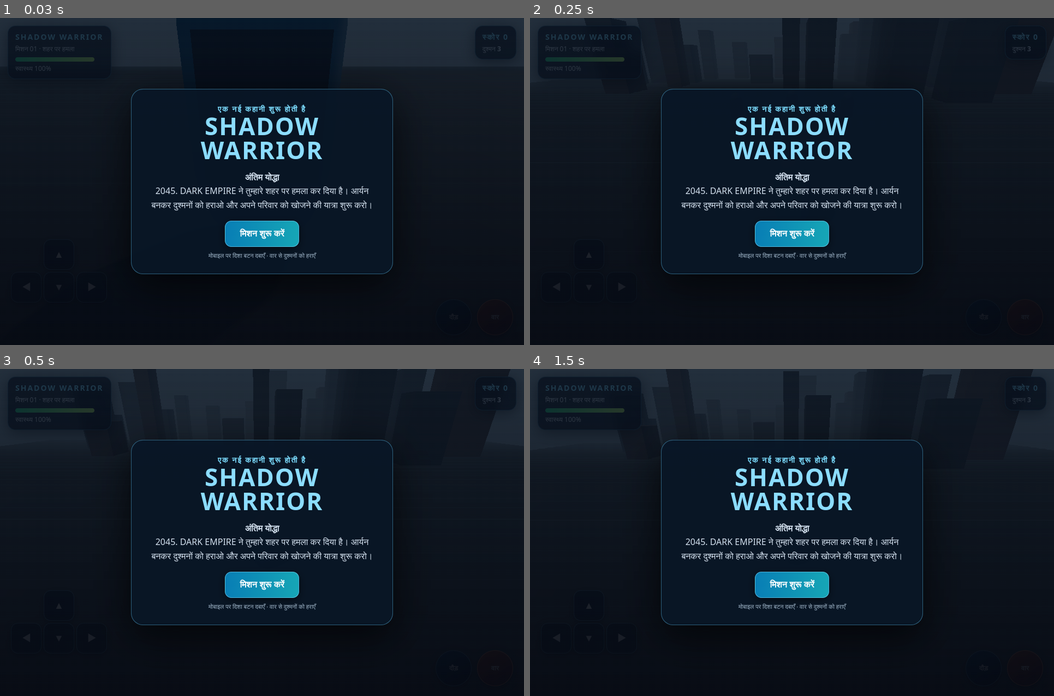
Above: before the commit, frames 1-4 (two rows, left to right).
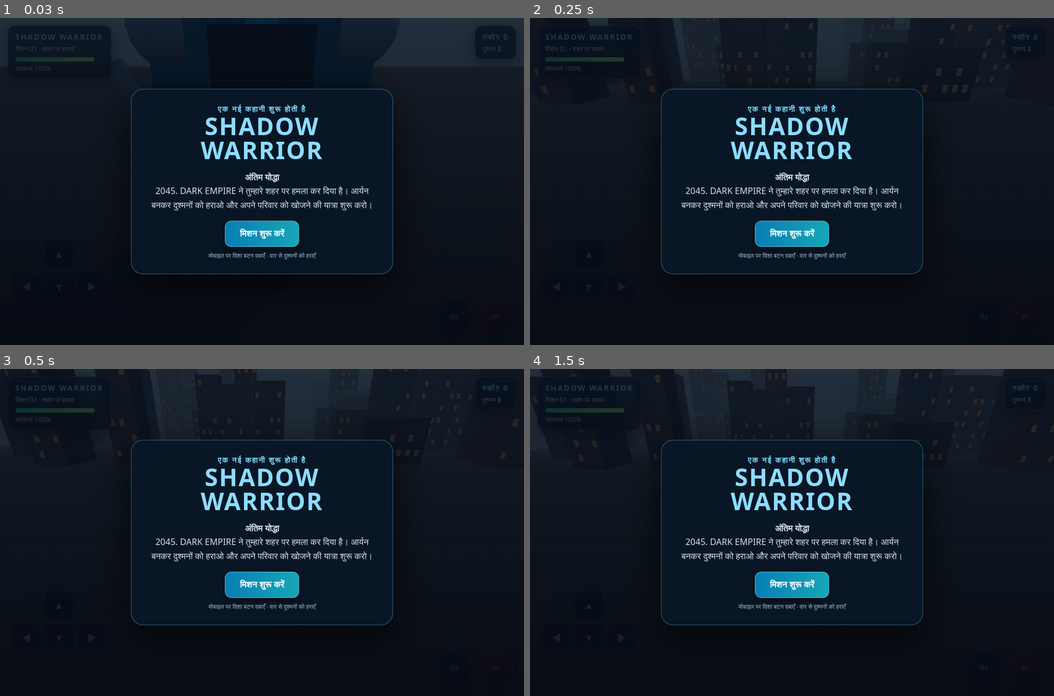
Above: after the commit, the same moments.

Repository: ujjwal8228801702-sudo/shadow-warrior-game
Game: browser game, page index.html
Two runs of this game, one before a commit and one after it. Both use one fixed random seed, a clock stepped at 60 frames per second and the inputs below.
Inputs:
- Up to frame 1 (0.03 s): no input
- Up to frame 2 (0.25 s): no input
- Up to frame 3 (0.5 s): no input
- Up to frame 4 (1.5 s): hold Right from 1.03 s (still down); tap Space at 1.1 s

The runs differ from the first frame. In frame 1, less than 0.1% of the frame differs, in the area x 28-71%, y 13-15%; in frame 2, 0.8%, in the area x 0-92%, y 0-23%; in frame 3, 0.5%; in frame 4, 0.6%.

Commit message:
Upgrade character models and city graphics

Diff:
--- a/index.html
+++ b/index.html
@@ -48,8 +48,32 @@
 const mat=(c,rough=.85)=>new THREE.MeshStandardMaterial({color:c,roughness:rough});
 const ground=new THREE.Mesh(new THREE.PlaneGeometry(100,100),mat(0x39464a));ground.rotation.x=-Math.PI/2;ground.receiveShadow=true;scene.add(ground);
 const grid=new THREE.GridHelper(100,50,0x62777b,0x4c5c60);grid.position.y=.015;scene.add(grid);
-for(let i=0;i<24;i++){let h=4+Math.random()*11,w=2+Math.random()*3;let b=new THREE.Mesh(new THREE.BoxGeometry(w,h,3+Math.random()*3),mat(i%3?0x35434d:0x4c4141));b.position.set((Math.random()-.5)*65,h/2,-18-Math.random()*40);b.castShadow=true;b.receiveShadow=true;scene.add(b)}
-function person(color){const g=new THREE.Group();const body=new THREE.Mesh(new THREE.CapsuleGeometry(.48,.9,4,8),mat(color));body.position.y=1.05;body.castShadow=true;g.add(body);const head=new THREE.Mesh(new THREE.SphereGeometry(.32,16,12),mat(0xc58d69));head.position.y=1.85;head.castShadow=true;g.add(head);const pack=new THREE.Mesh(new THREE.BoxGeometry(.55,.65,.25),mat(0x18232e));pack.position.set(0,1.1,-.42);g.add(pack);return g}
+for(let i=0;i<34;i++){let h=5+Math.random()*13,w=3+Math.random()*4,d=3+Math.random()*4;let x=(Math.random()-.5)*72,z=-16-Math.random()*48;let b=new THREE.Mesh(new THREE.BoxGeometry(w,h,d),mat(i%3?0x263744:0x463b40));b.position.set(x,h/2,z);b.castShadow=true;b.receiveShadow=true;scene.add(b);for(let yy=1.4;yy<h-1;yy+=1.65){for(let xx=-w/2+.65;xx<w/2-.3;xx+=1.05){let win=new THREE.Mesh(new THREE.BoxGeometry(.48,.72,.045),mat(Math.random()>.35?0x244f65:0xffbd69,.35));win.position.set(x+xx,yy,z+d/2+.025);scene.add(win)}}}
+function part(g,geo,material,x,y,z){const m=new THREE.Mesh(geo,material);m.position.set(x,y,z);m.castShadow=true;m.receiveShadow=true;g.add(m);return m}
+function person(color){
+ const g=new THREE.Group(), armor=mat(color,.48), dark=mat(0x111b27,.72), metal=mat(0x9db4c4,.3), skin=mat(0xb98260,.9), glow=mat(color===0x176f9b?0x21d9ff:0xff432e,.25);
+ // boots and articulated legs
+ for(const x of [-.23,.23]){part(g,new THREE.BoxGeometry(.34,.22,.48),dark,x,.13,.08);part(g,new THREE.CylinderGeometry(.13,.17,.62,10),armor,x,.53,0);part(g,new THREE.SphereGeometry(.19,12,10),dark,x,.83,0)}
+ // torso, chest plates and belt
+ part(g,new THREE.BoxGeometry(.78,.78,.42),armor,0,1.22,0);
+ part(g,new THREE.BoxGeometry(.58,.32,.06),metal,0,1.38,.225);
+ part(g,new THREE.BoxGeometry(.28,.22,.07),glow,0,1.39,.27);
+ part(g,new THREE.BoxGeometry(.82,.13,.46),dark,0,.91,0);
+ // shoulders and arms
+ for(const x of [-.53,.53]){part(g,new THREE.SphereGeometry(.22,12,10),metal,x,1.48,0);part(g,new THREE.CylinderGeometry(.12,.15,.48,10),armor,x,1.13,0);part(g,new THREE.SphereGeometry(.14,10,8),dark,x,.86,.02);part(g,new THREE.BoxGeometry(.22,.22,.22),dark,x,.72,.02)}
+ // neck, head, helmet and glowing visor
+ part(g,new THREE.CylinderGeometry(.13,.14,.18,10),skin,0,1.7,0);
+ part(g,new THREE.SphereGeometry(.27,16,12),skin,0,1.96,0);
+ part(g,new THREE.SphereGeometry(.3,12,8,0,Math.PI*2,0,Math.PI/2),dark,0,2.08,0);
+ part(g,new THREE.BoxGeometry(.39,.11,.12),glow,0,1.99,.235);
+ part(g,new THREE.BoxGeometry(.12,.22,.12),metal,-.27,1.94,0);part(g,new THREE.BoxGeometry(.12,.22,.12),metal,.27,1.94,0);
+ // back armor and shoulder insignia
+ part(g,new THREE.BoxGeometry(.48,.52,.2),dark,0,1.2,-.29);
+ part(g,new THREE.BoxGeometry(.16,.16,.08),glow,0,1.55,-.17);
+ // sword on right side
+ const sword=new THREE.Group();part(sword,new THREE.BoxGeometry(.07,.48,.07),metal,0,.24,0);part(sword,new THREE.BoxGeometry(.3,.07,.1),glow,0,0,0);part(sword,new THREE.BoxGeometry(.12,.18,.12),dark,0,-.12,0);sword.position.set(.68,.86,-.05);sword.rotation.z=-.35;g.add(sword);
+ return g
+}
 const hero=person(0x176f9b);hero.position.set(0,0,5);scene.add(hero);
 const enemies=[];for(let i=0;i<3;i++){let e=person(0x6c2525);e.position.set((i-1)*4,0,-5-Math.random()*5);scene.add(e);enemies.push({mesh:e,hp:2,alive:true})}
 const keys={};let move={forward:false,back:false,left:false,right:false},running=false,started=false,score=0,hp=100,lastAttack=0;
